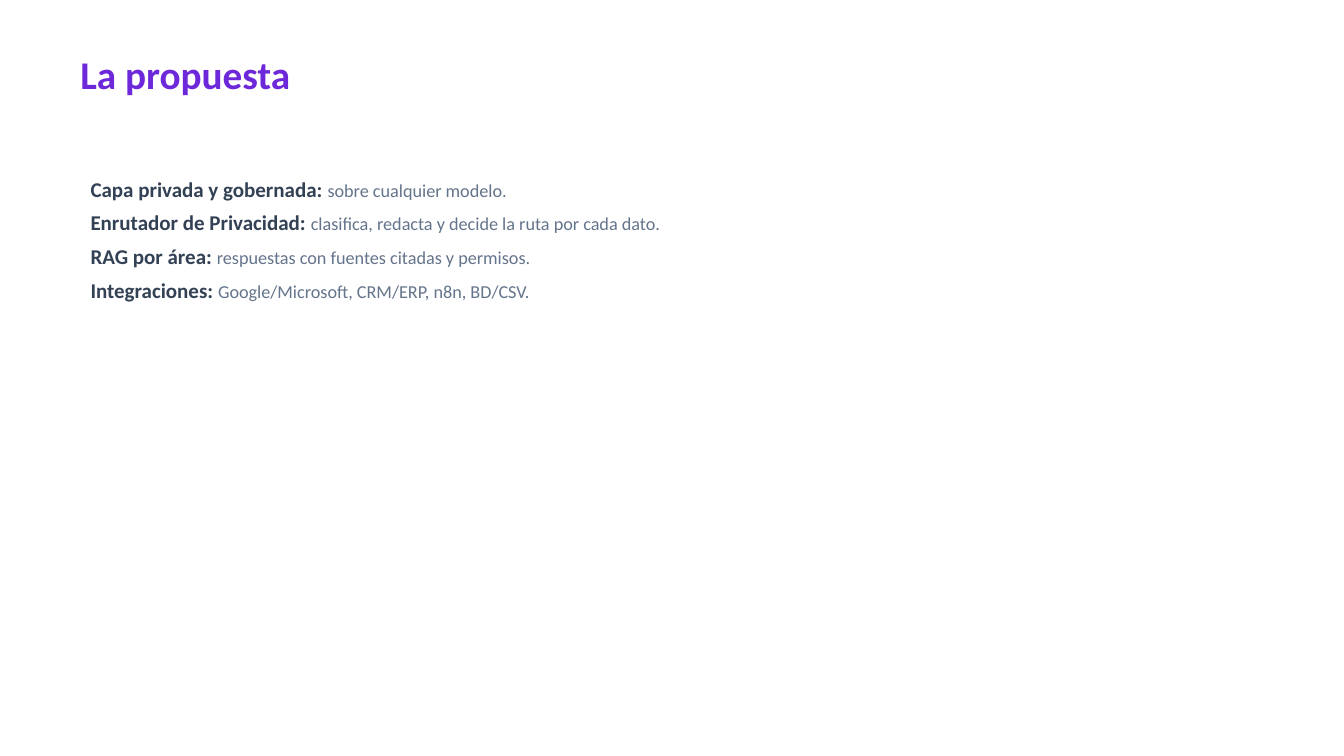
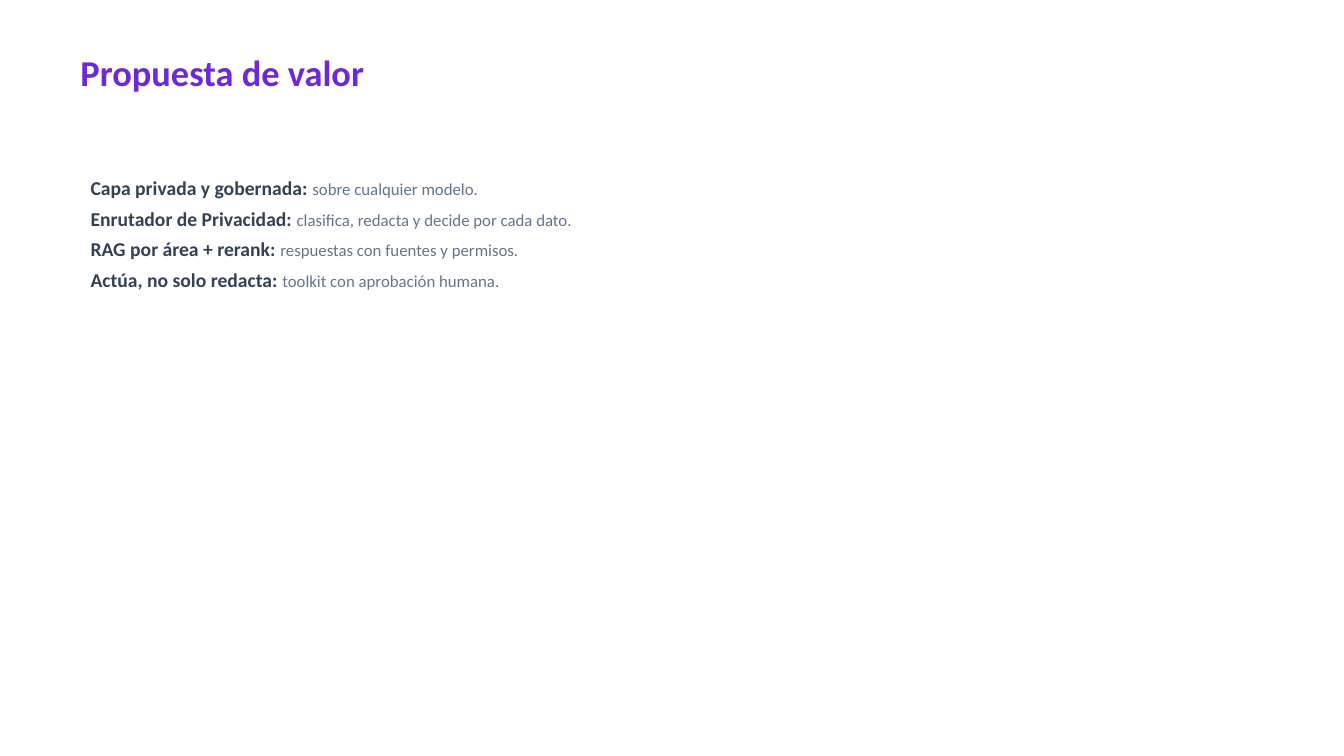
Before and after one commit to angeljba1480-AB/S4Bdashboard, a slide deck: slide 2 of docs/generados/MaestroAI-Presentacion.pptx (slide 3 before the commit). Drawn at 1344x756 pixels with LibreOffice and Linux fonts; fonts in the diff are those of the drawing. Boxes give left, top, right and bottom in pixels: in the first picture for what was removed or moved away, otherwise in the second. Text is boxed around its words. In the diff, an @@ line names an element or a change of style, - is before the commit and + after.

```diff
--- a/docs/generados/MaestroAI-Presentacion.pptx
+++ b/docs/generados/MaestroAI-Presentacion.pptx
@@ text at (x1=80, y1=60, x2=364, y2=92): text changed; size 28 to 26 pt @@
-La propuesta
+Propuesta de valor
@@ text at (x1=91, y1=181, x2=478, y2=199): size 15 to 14 pt in "Capa privada y gobernada:"; size 13 to 12 pt in "sobre cualquier modelo."; less space between paragraphs @@
@@ text at (x1=91, y1=212, x2=571, y2=290): text changed; size 13 to 12 pt @@
-Enrutador de Privacidad: clasifica, redacta y decide la ruta por cada dato.
-RAG por área: respuestas con fuentes citadas y permisos.
-Integraciones: Google/Microsoft, CRM/ERP, n8n, BD/CSV.
+Enrutador de Privacidad: clasifica, redacta y decide por cada dato.
+RAG por área + rerank: respuestas con fuentes y permisos.
+Actúa, no solo redacta: toolkit con aprobación humana.
```
Also in this commit, not shown: 8 other slides changed, 13 slides added, 6 slides removed, 2 other files.
